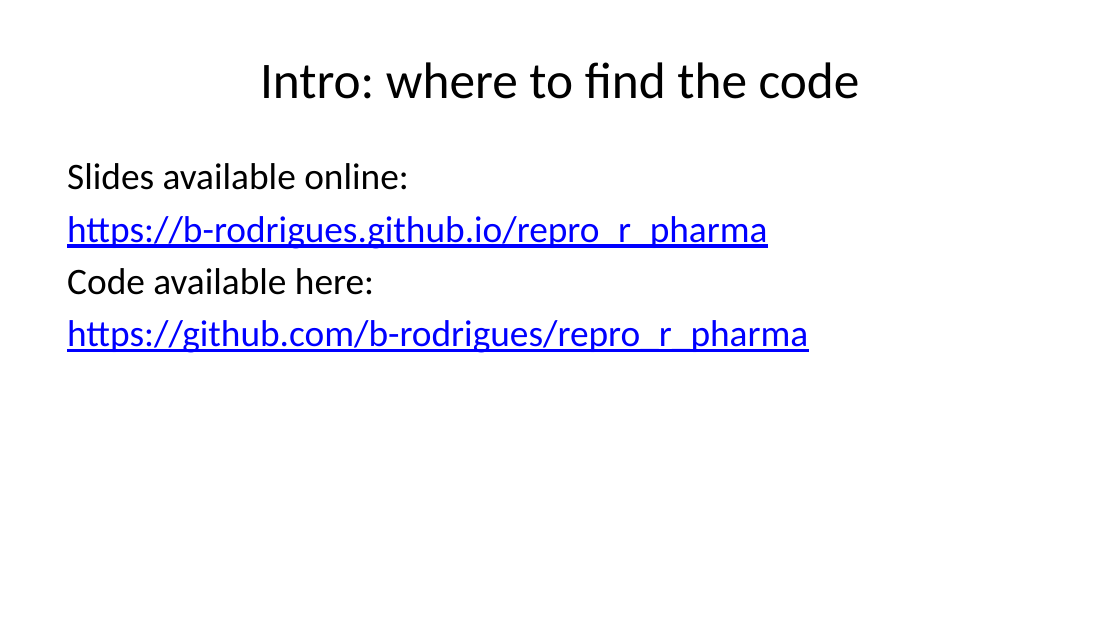
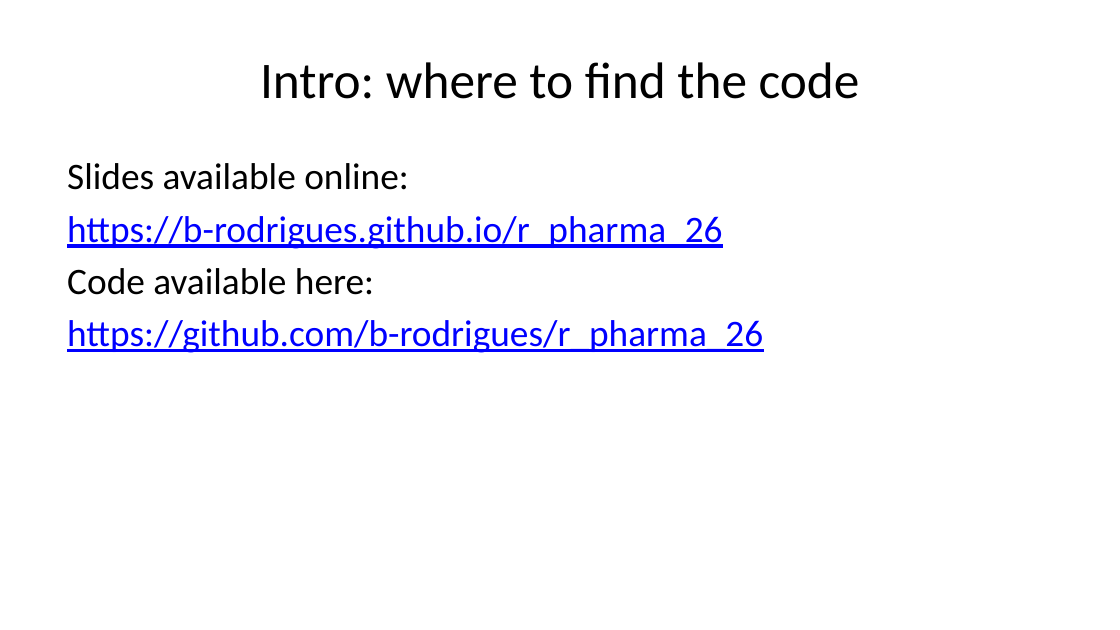
Before and after one commit to b-rodrigues/r_pharma_26, a slide deck: slide 8 of docs/index.pptx. Drawn at 1120x630 pixels with LibreOffice and Linux fonts; fonts in the diff are those of the drawing. Boxes give left, top, right and bottom in pixels: in the first picture for what was removed or moved away, otherwise in the second. Text is boxed around its words. In the diff, an @@ line names an element or a change of style, - is before the commit and + after.

```diff
--- a/docs/index.pptx
+++ b/docs/index.pptx
@@ text at (67, 216, 722, 249): text changed @@
-https://b-rodrigues.github.io/repro_r_pharma
+https://b-rodrigues.github.io/r_pharma_26
@@ text at (67, 320, 763, 353): text changed @@
-https://github.com/b-rodrigues/repro_r_pharma
+https://github.com/b-rodrigues/r_pharma_26
```
Also in this commit, not shown: 8 other slides changed, 2 slides added, 1 slide removed, 23 other files.
